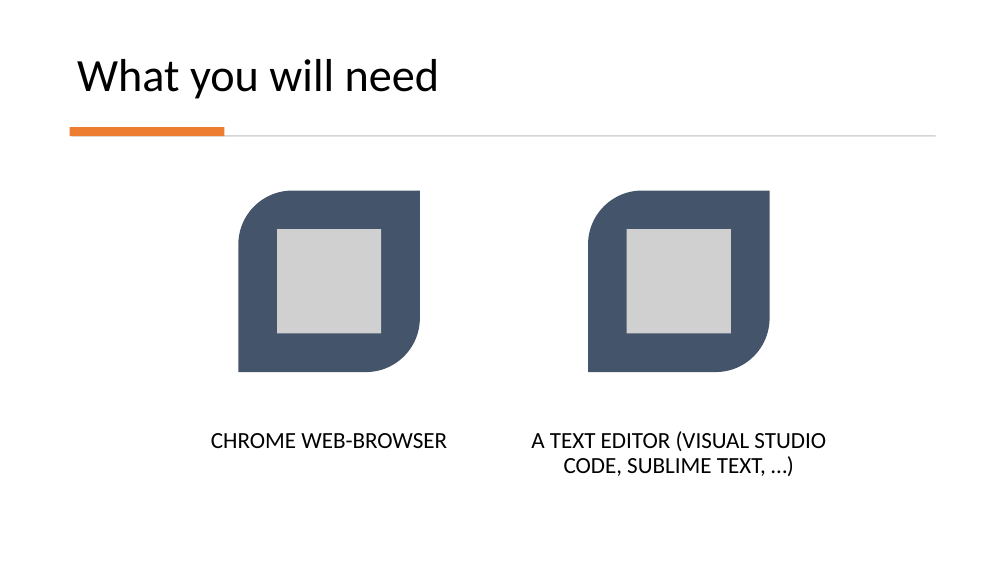
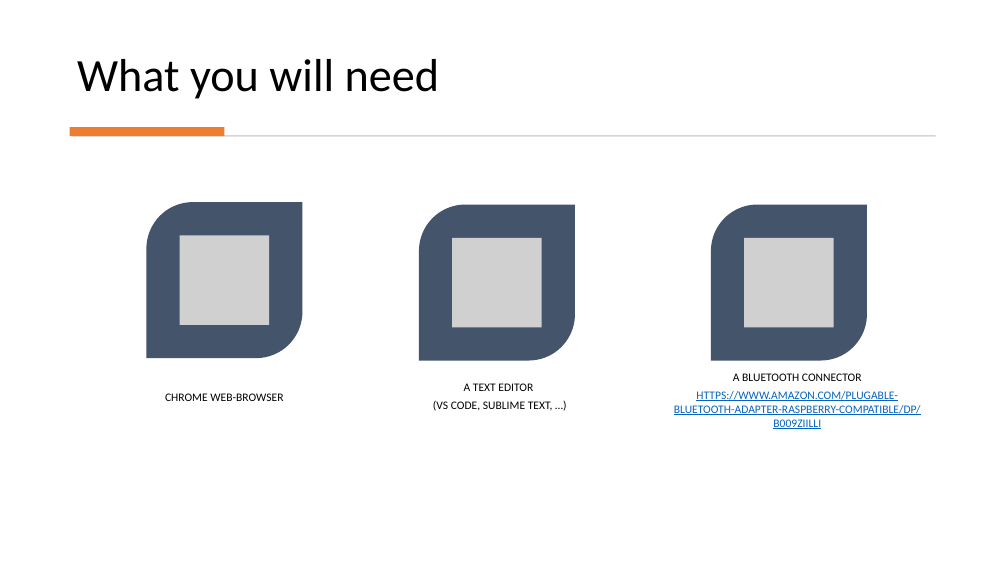
Before and after one commit to mark-ritchie/LetsHackYourToy, a slide deck: slide 5 of LetsHackYourToy.pptx. Drawn at 1008x567 pixels with LibreOffice and Linux fonts; fonts in the diff are those of the drawing; grey boxes stand for pictures. Boxes give left, top, right and bottom in pixels: in the first picture for what was removed or moved away, otherwise in the second. Text is boxed around its words. In the diff, an @@ line names an element or a change of style, - is before the commit and + after.

Commit message:
update what you will need

```diff
--- a/LetsHackYourToy.pptx
+++ b/LetsHackYourToy.pptx
@@ round diag rect: place and size @@
-round diag rect at [238,191,420,372]
+round diag rect at [147,202,302,358]
@@ round diag rect added at [419,205,575,361], fill #44546A @@
@@ round diag rect: place and size @@
-round diag rect at [588,191,770,372]
+round diag rect at [711,205,867,361]
@@ picture: place and size @@
-picture at [277,229,381,333]
+picture at [180,235,269,324]
@@ picture: place and size @@
-picture at [627,229,731,333]
+picture at [452,238,541,327]
@@ picture added at [744,238,833,327] @@
@@ text at [433,383,553,411]: text changed; size 22 to 11 pt @@
-A TEXT EDITOR (VISUAL STUDIO CODE, SUBLIME TEXT, …)
+A TEXT EDITOR
+(VS CODE, SUBLIME TEXT, …)
@@ text added at [674,373,921,429], 11 pt, text #0563C1, underline @@
+A BLUETOOTH CONNECTOR
+HTTPS://WWW.AMAZON.COM/PLUGABLE-BLUETOOTH-ADAPTER-RASPBERRY-COMPATIBLE/DP/B009ZIILLI
@@ text "CHROME WEB-BROWSER": place and size @@
-text "CHROME WEB-BROWSER" at [211,433,447,448]
+text "CHROME WEB-BROWSER" at [165,393,283,401]
@@ text "CHROME WEB-BROWSER" at [165,393,283,401]: size 22 to 11 pt; line spacing 0.9 to 1; less space between paragraphs @@
```
